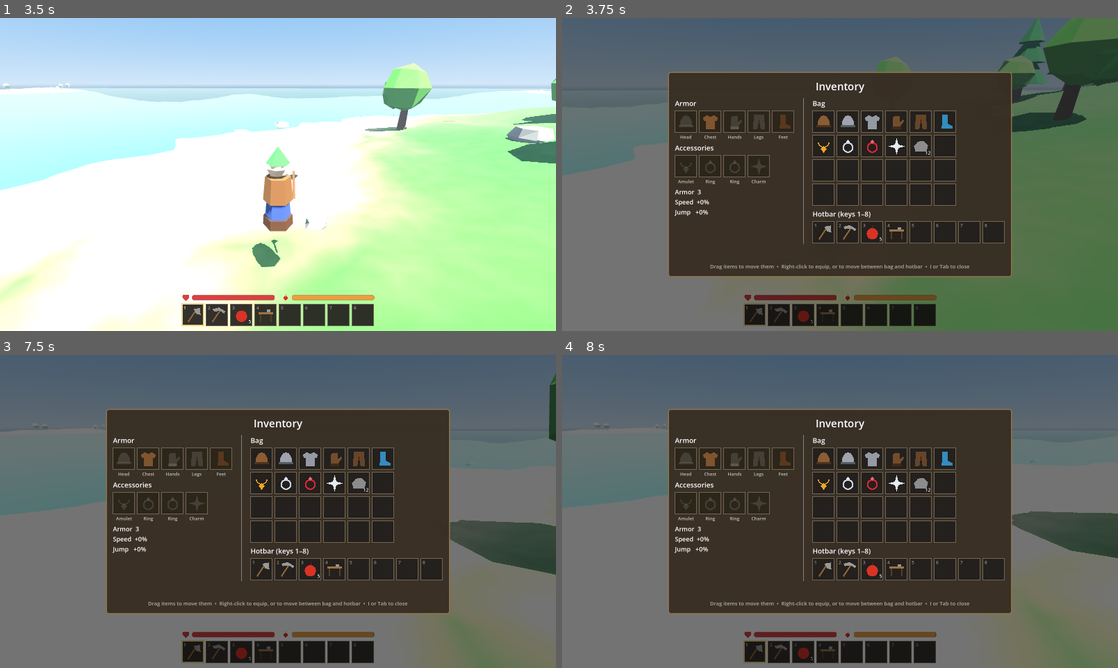
Above: before the commit, frames 1-4 (two rows, left to right).
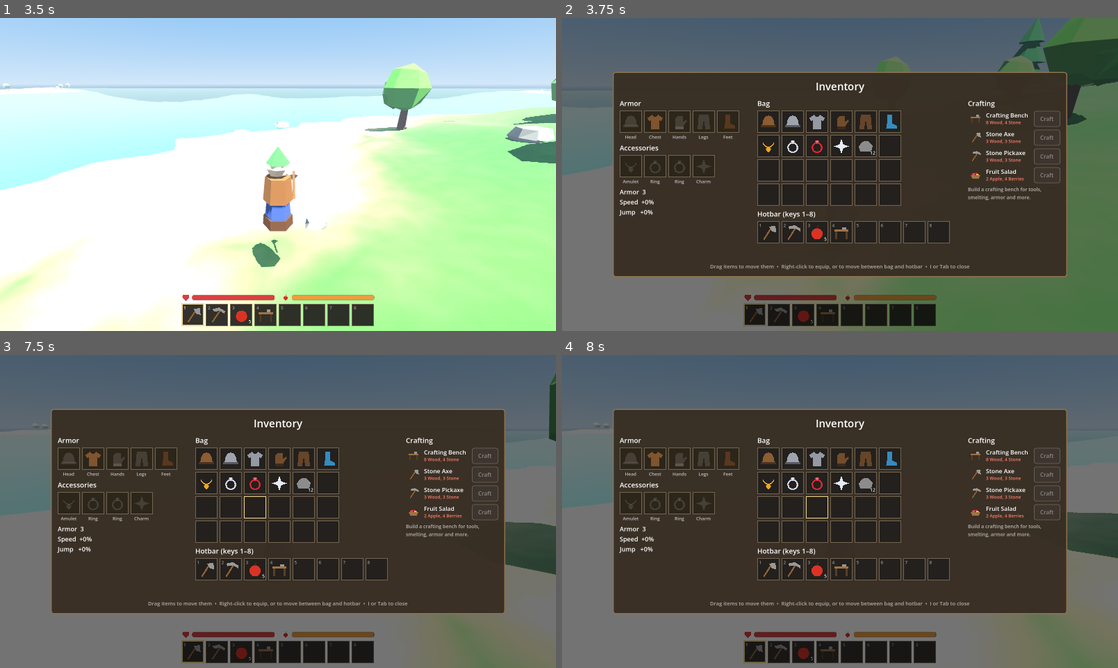
Above: after the commit, the same moments.

Repository: SneakKestrel16/Nelbrenn
Game: Godot game, scene res://scenes/game.tscn
The game is run twice, just before and just after one commit, with the same random seed, the same clock (stepped at 60 frames per second) and the same inputs. This scene is started directly instead of the project's main scene.
Inputs (mouse positions are in pixels of both pictures, inside the frame that each line leads up to):
- Up to frame 1 (3.5 s): tap Enter at 0.5 s; move the mouse to (305, 174) at 0.52 s; hold E (gather) 0.53-1.28 s; hold W (move_forward) from 0.53 s (still down); click (305, 174) at 0.67 s; tap Space (jump) at 0.77, 1.52, 3.02 s; move the mouse to (250, 174) at 1.27 s; tap Shift (sprint) at 1.35 s; move the mouse to (289, 168) at 2.02 s; hold F (use_item) 2.03-2.78 s; move the mouse to (272, 180) at 2.77 s; tap 1 at 2.85 s; click (272, 180) at 2.92 s
- Up to frame 2 (3.75 s): keep holding W (move_forward); move the mouse to (878, 177) at 3.52 s; tap Tab at 3.6 s
- Up to frame 3 (7.5 s): tap Space (jump) at 3.77, 4.52, 6.02, 6.77 s; tap I (inventory) at 4.15 s; move the mouse to (233, 508) at 4.27 s; tap E (gather) at 4.35 s; move the mouse to (283, 511) at 5.02 s; hold Shift (sprint) 5.03-5.78 s; click (283, 511) at 5.17 s; move the mouse to (255, 505) at 5.77 s; release W (move_forward) at 5.78 s; hold D (move_right) 5.78-6.53 s; tap F (use_item) at 5.85 s; move the mouse to (305, 511) at 6.52 s; hold W (move_forward) from 6.53 s (still down); tap 1 at 6.6 s; move the mouse to (250, 511) at 7.27 s; tap Tab at 7.35 s; click (250, 511) at 7.42 s
- Up to frame 4 (8 s): keep holding W (move_forward); tap Space (jump) at 7.52 s

Frame 1 is identical in both runs. In frame 2, 17% of the frame differs, in the area x 9-91%, y 17-83%; in frame 3, 18%; in frame 4, 18%.

Commit message:
Add hand crafting to the inventory screen
The inventory now has a Crafting list for the basics (crafting bench,
stone axe, stone pickaxe, fruit salad), so you can always get started
without a bench. Everything else still needs a crafting bench. The
crafting logic is shared between the two in recipes.gd.

Co-Authored-By: Claude Opus 5.5 <noreply@anthropic.com>

Diff:
--- a/scripts/crafting_ui.gd
+++ b/scripts/crafting_ui.gd
@@ -66,25 +66,17 @@
 
 
 func can_craft(recipe: Dictionary) -> bool:
-	for id in recipe["needs"]:
-		if inventory.count_of(id) < recipe["needs"][id]:
-			return false
-	return true
+	return Recipes.can_craft(recipe, inventory)
 
 
 func _craft() -> void:
 	var recipe: Dictionary = Recipes.RECIPES[_selected]
-	if not can_craft(recipe):
-		return
-	var before: Dictionary = inventory.get_save_data()
-	for id in recipe["needs"]:
-		inventory.remove_item(id, recipe["needs"][id])
+	var problem := Recipes.craft(recipe, inventory)
+	if problem != "":
+		_status.text = problem
+		_status.modulate = MISSING_COLOR
+		return
 	var made: int = recipe.get("count", 1)
-	if inventory.add_item(recipe["id"], made) > 0:
-		inventory.apply_save_data(before)  # Undo: there was no room for it.
-		_status.text = "No room in your bag for that."
-		_status.modulate = MISSING_COLOR
-		return
 	gathering.play_sound("mine")
 	var item_name: String = Items.get_info(recipe["id"])["name"]
 	_status.text = "Made %s%s!" % ["%d× " % made if made > 1 else "", item_name]
--- a/scripts/inventory_ui.gd
+++ b/scripts/inventory_ui.gd
@@ -1,9 +1,15 @@
 extends CanvasLayer
 ## The inventory screen. Press I or Tab to open and close it (Esc also closes).
-## Drag items between slots, or right-click to equip / unequip.
+## Drag items between slots, or right-click to equip / unequip. The right
+## side crafts simple things by hand (see "hand" in recipes.gd).
 
 const SlotScript := preload("res://scripts/inventory_slot.gd")
 const Items := preload("res://scripts/items.gd")
+const Recipes := preload("res://scripts/recipes.gd")
+const UI := preload("res://scripts/ui.gd")
+
+const HAVE_COLOR := Color(0.55, 0.9, 0.45)
+const MISSING_COLOR := Color(1.0, 0.5, 0.42)
 
 const HINT := "Drag items to move them  •  Right-click to equip, or to move between bag and hotbar  •  I or Tab to close"
 
@@ -13,6 +19,7 @@
 var _slots: Array = []
 var _stats_label: Label
 var _info_label: Label
+var _craft_rows: Array = []  # {"recipe", "button", "needs"}
 
 
 func _ready() -> void:
@@ -49,6 +56,15 @@
 		slot.refresh()
 	var stats: Dictionary = inventory.get_stats()
 	_stats_label.text = "Armor  %d\nSpeed  %+d%%\nJump   %+d%%" % [stats["armor"], stats["speed"], stats["jump"]]
+	for row in _craft_rows:
+		var ok := Recipes.can_craft(row["recipe"], inventory)
+		row["button"].disabled = not ok
+		row["needs"].add_theme_color_override("font_color", HAVE_COLOR if ok else MISSING_COLOR)
+
+
+func _hand_craft(recipe: Dictionary) -> void:
+	var problem := Recipes.craft(recipe, inventory)
+	_info_label.text = problem if problem != "" else "Made %s!" % Items.get_info(recipe["id"])["name"]
 
 
 func _on_slot_hovered(ref) -> void:
@@ -64,6 +80,7 @@
 func _build() -> void:
 	var root := Control.new()
 	root.set_anchors_and_offsets_preset(Control.PRESET_FULL_RECT)
+	root.theme = UI.make_theme()
 	add_child(root)
 
 	# Dark backdrop; also stops clicks from reaching the game behind.
@@ -133,6 +150,41 @@
 		slot.number = str(i + 1)
 		hotbar_row.add_child(slot)
 
+	row.add_child(VSeparator.new())
+
+	# Right: simple crafting by hand. Everything else needs a crafting bench.
+	var craft_box := VBoxContainer.new()
+	craft_box.add_theme_constant_override("separation", 8)
+	craft_box.custom_minimum_size.x = 250
+	row.add_child(craft_box)
+	craft_box.add_child(_label("Crafting", 20))
+	for recipe in Recipes.hand_recipes():
+		var line := HBoxContainer.new()
+		line.add_theme_constant_override("separation", 8)
+		var icon := Control.new()
+		icon.custom_minimum_size = Vector2(44, 44)
+		icon.draw.connect(func(): SlotScript.draw_icon(icon, recipe["id"], "", Rect2(Vector2.ZERO, icon.size)))
+		icon.tooltip_text = Items.describe(recipe["id"])
+		line.add_child(icon)
+		var text := VBoxContainer.new()
+		text.add_theme_constant_override("separation", 0)
+		text.size_flags_horizontal = Control.SIZE_EXPAND_FILL
+		text.add_child(_label(Items.get_info(recipe["id"])["name"], 17))
+		var needs := _label(Recipes.needs_text(recipe), 13)
+		needs.autowrap_mode = TextServer.AUTOWRAP_WORD_SMART
+		needs.custom_minimum_size.x = 130
+		text.add_child(needs)
+		line.add_child(text)
+		var button := UI.button("Craft", _hand_craft.bind(recipe), 76)
+		button.size_flags_vertical = Control.SIZE_SHRINK_CENTER
+		button.add_theme_font_size_override("font_size", 16)
+		line.add_child(button)
+		craft_box.add_child(line)
+		_craft_rows.append({"recipe": recipe, "button": button, "needs": needs})
+	var bench_hint := _label("Build a crafting bench for tools,\nsmelting, armor and more.", 14)
+	bench_hint.modulate = UI.SOFT_TEXT_COLOR
+	craft_box.add_child(bench_hint)
+
 	_info_label = _label("", 17)
 	_info_label.custom_minimum_size.y = 26
 	_info_label.add_theme_color_override("font_color", Color(1.0, 0.92, 0.7))
--- a/scripts/recipes.gd
+++ b/scripts/recipes.gd
@@ -1,13 +1,19 @@
 extends RefCounted
-## Everything you can make at a crafting bench. To add a recipe, add an
-## entry: "id" is the item made (from items.gd), "count" how many (default 1),
-## "needs" the items used up, and "group" the heading it's listed under.
+## Everything you can craft. To add a recipe, add an entry: "id" is the item
+## made (from items.gd), "count" how many (default 1), "needs" the items used
+## up, and "group" the heading it's listed under.
+##
+## Every recipe can be made at a crafting bench. Ones with "hand": true can
+## also be made anywhere from the inventory screen (I / Tab), so you can
+## always get started.
+
+const Items := preload("res://scripts/items.gd")
 
 const RECIPES := [
-	{"id": "crafting_bench", "group": "Building", "needs": {"wood": 8, "stone": 4}},
+	{"id": "crafting_bench", "group": "Building", "hand": true, "needs": {"wood": 8, "stone": 4}},
 
-	{"id": "stone_axe", "group": "Tools", "needs": {"wood": 3, "stone": 3}},
-	{"id": "stone_pickaxe", "group": "Tools", "needs": {"wood": 3, "stone": 3}},
+	{"id": "stone_axe", "group": "Tools", "hand": true, "needs": {"wood": 3, "stone": 3}},
+	{"id": "stone_pickaxe", "group": "Tools", "hand": true, "needs": {"wood": 3, "stone": 3}},
 	{"id": "iron_axe", "group": "Tools", "needs": {"wood": 2, "iron_bar": 3}},
 	{"id": "iron_pickaxe", "group": "Tools", "needs": {"wood": 2, "iron_bar": 3}},
 
@@ -21,5 +27,39 @@
 	{"id": "gold_ring", "group": "Armor & accessories", "needs": {"gold_bar": 2}},
 	{"id": "crystal_charm", "group": "Armor & accessories", "needs": {"crystal": 3, "gold_bar": 1}},
 
-	{"id": "fruit_salad", "group": "Food", "needs": {"apple": 2, "berries": 4}},
+	{"id": "fruit_salad", "group": "Food", "hand": true, "needs": {"apple": 2, "berries": 4}},
 ]
+
+
+## The recipes you can make from the inventory screen, without a bench.
+static func hand_recipes() -> Array:
+	return RECIPES.filter(func(r): return r.get("hand", false))
+
+
+static func can_craft(recipe: Dictionary, inventory) -> bool:
+	for id in recipe["needs"]:
+		if inventory.count_of(id) < recipe["needs"][id]:
+			return false
+	return true
+
+
+## Uses up the ingredients and adds the result. Returns "" if it worked, or
+## the reason it didn't (nothing is used up then).
+static func craft(recipe: Dictionary, inventory) -> String:
+	if not can_craft(recipe, inventory):
+		return "You don't have everything for that."
+	var before: Dictionary = inventory.get_save_data()
+	for id in recipe["needs"]:
+		inventory.remove_item(id, recipe["needs"][id])
+	if inventory.add_item(recipe["id"], recipe.get("count", 1)) > 0:
+		inventory.apply_save_data(before)  # Undo: there was no room for it.
+		return "No room in your bag for that."
+	return ""
+
+
+## "3 Wood, 3 Stone"
+static func needs_text(recipe: Dictionary) -> String:
+	var parts: Array[String] = []
+	for id in recipe["needs"]:
+		parts.append("%d %s" % [recipe["needs"][id], Items.get_info(id)["name"]])
+	return ", ".join(parts)
Not shown, changed: README.md
